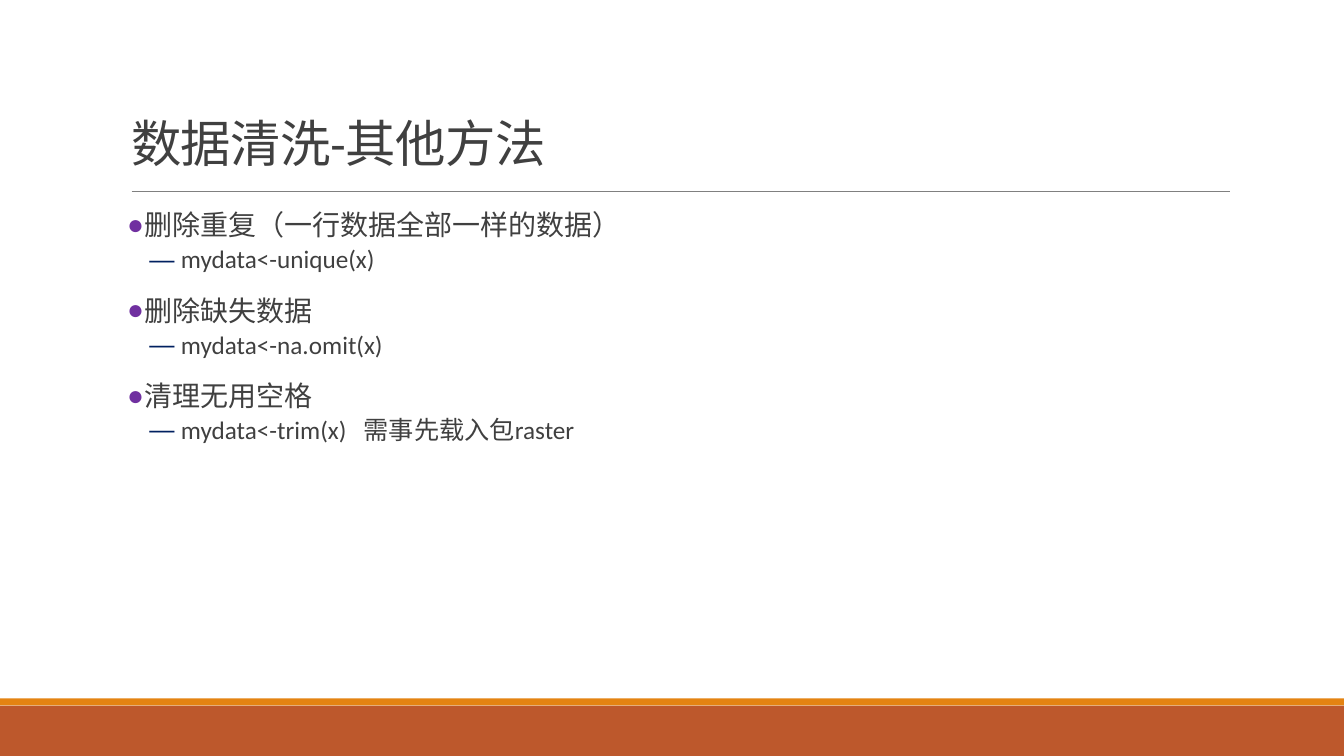
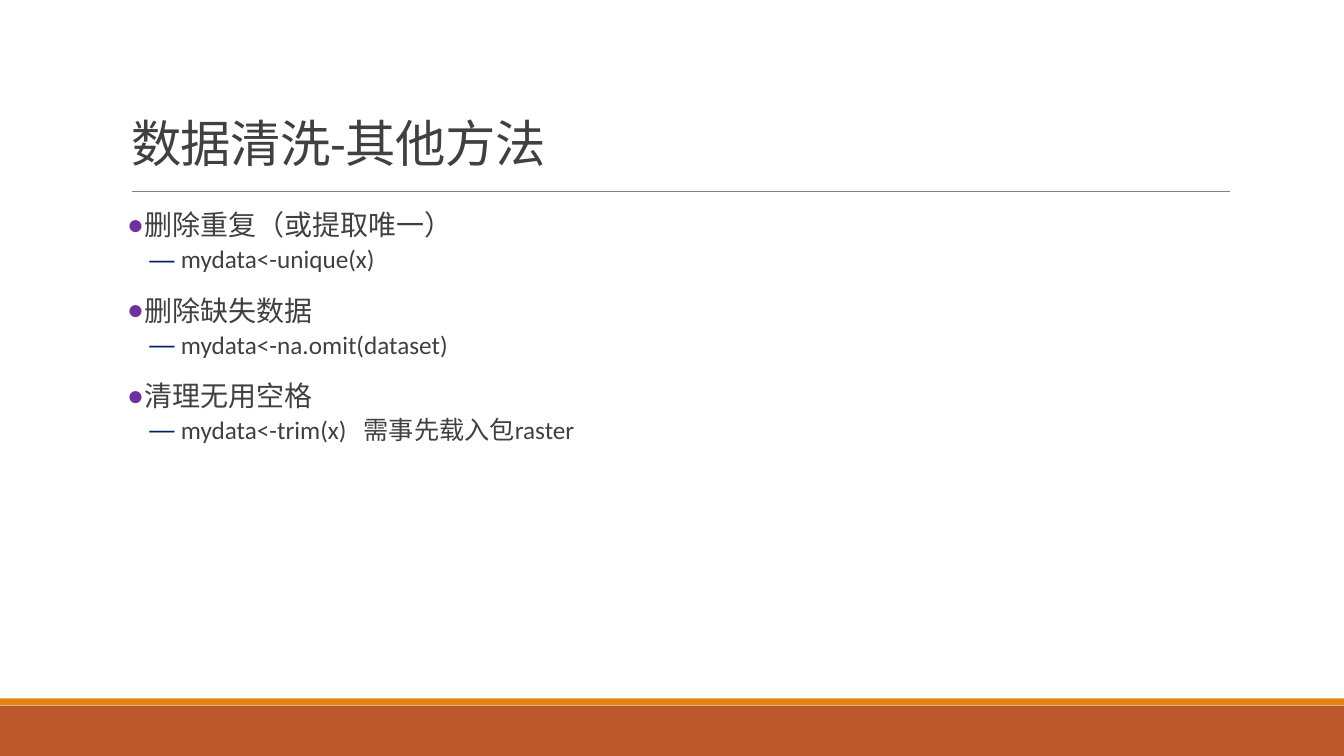
Before and after one commit to exoplanetX/DataAnalytics, a slide deck: slide 5 of 实验3-探索性分析.pptx (slide 7 before the commit). Drawn at 1344x756 pixels with LibreOffice and Linux fonts; fonts in the diff are those of the drawing. Boxes give left, top, right and bottom in pixels: in the first picture for what was removed or moved away, otherwise in the second. Text is boxed around its words. In the diff, an @@ line names an element or a change of style, - is before the commit and + after.

```diff
--- a/实验3-探索性分析.pptx
+++ b/实验3-探索性分析.pptx
@@ text at <box>144,211,452,238</box>: text changed @@
-● 删除重复（一行数据全部一样的数据）
+● 删除重复（或提取唯一）
@@ text at <box>181,336,448,358</box>: text changed @@
-  — mydata<-na.omit(x)
+  — mydata<-na.omit(dataset)
```
Also in this commit, not shown: 6 other slides changed, 1 slide added, 1 slide removed.
